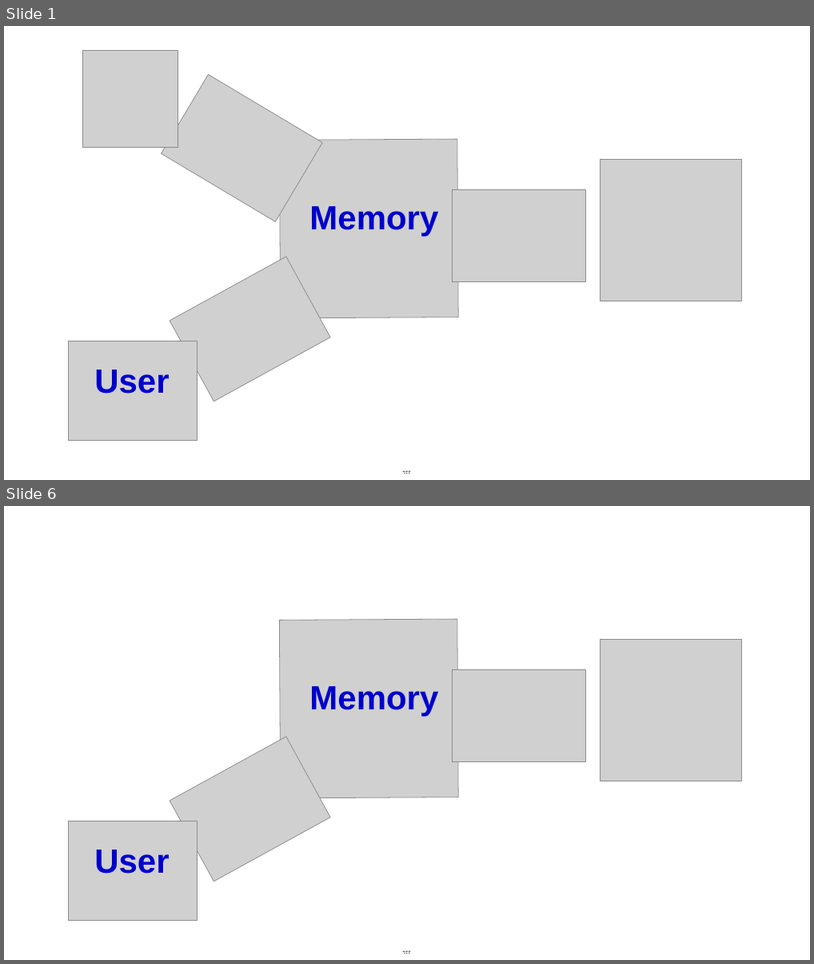
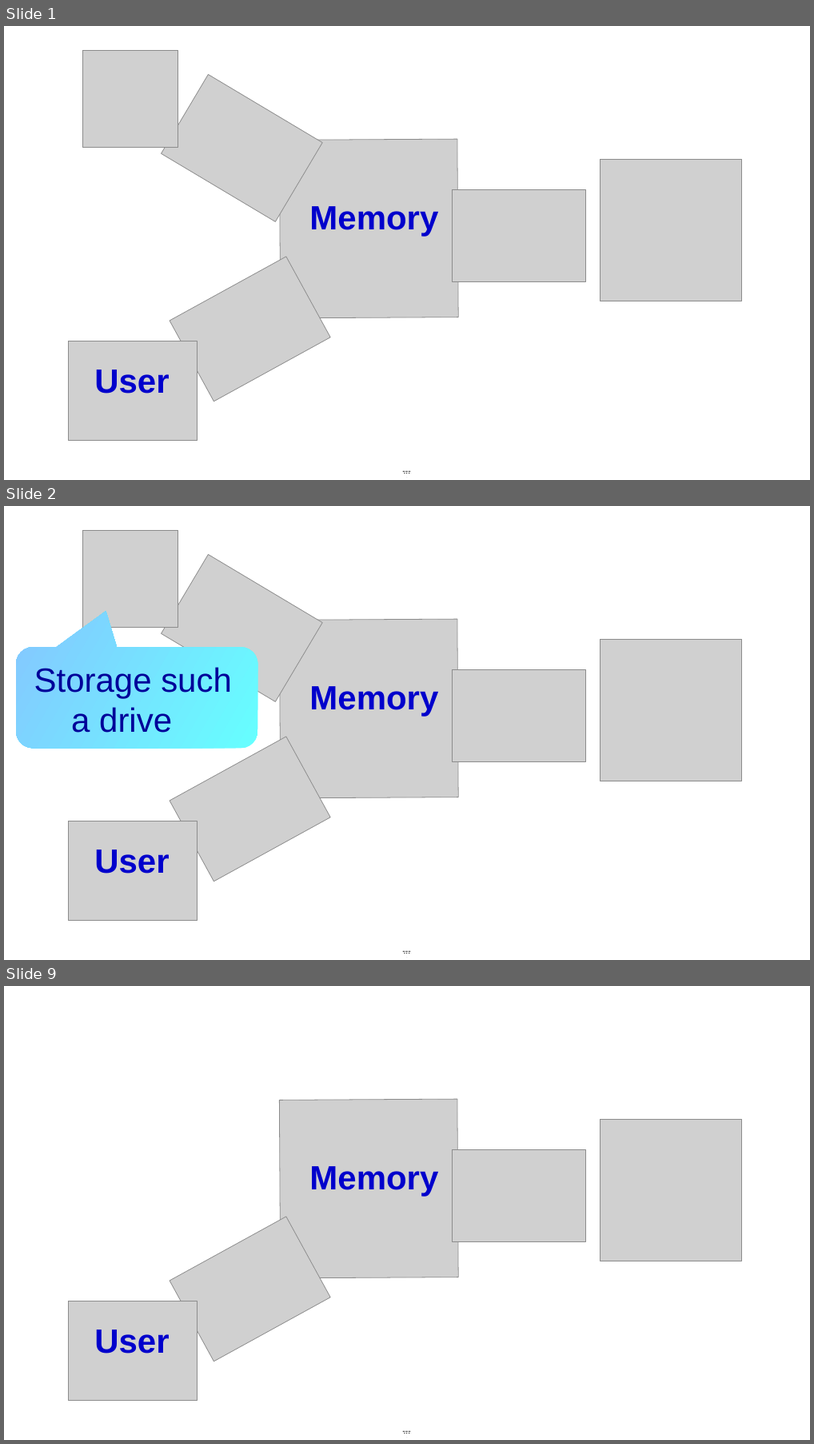
Before and after one commit to mlerman/WIN10LAP, a slide deck: Perso/Netmory_diagram_memory_center/Fri05182018-16342267.odp. Shown one above the other, each under a label of ours: slides 1 and 6 before the commit, slides 1, 2 and 9 after it; the slides between them are not shown. The pictures are 814x964 and 814x1444 pixels, drawn with LibreOffice and Linux fonts; fonts in the diff are those of the drawing; grey boxes stand for pictures. Boxes give left, top, right and bottom in pixels: in the first picture for what was removed or moved away, otherwise in the second. Text is boxed around its words. In the diff, an @@ line names an element or a change of style, - is before the commit and + after.

Commit message:
commit for Netmory_diagram_memory_center project from CELINE-PC

```diff
--- a/Perso/Netmory_diagram_memory_center/Fri05182018-16342267.odp
+++ b/Perso/Netmory_diagram_memory_center/Fri05182018-16342267.odp
@@ slide 2 added at (4,506,810,960), background #FFFFFF; not listed: 2 template elements that a slide beside it also shows @@
@@ picture added at (82,530,178,627) @@
@@ picture added at (161,555,322,702) @@
@@ picture added at (279,619,458,797) @@
@@ rounded speech box added at (16,647,258,748), fill gradient #66FFFF to #83CAFF @@
@@ picture added at (601,639,742,780) @@
@@ text added at (34,667,232,732), 40 pt, text #000099 @@
+Storage such
+a drive
@@ picture added at (453,669,586,761) @@
@@ text added at (310,686,438,716), 40 pt, text #0000CC, bold @@
+Memory
@@ picture added at (170,736,330,881) @@
@@ picture added at (68,820,198,920) @@
@@ text added at (94,849,169,873), 40 pt, text #0000CC, bold @@
+User
@@ what was slide 6 is now slide 9 @@
```
Also in this commit, not shown: 13 slides changed, 3 other slides added, 1 other file.
